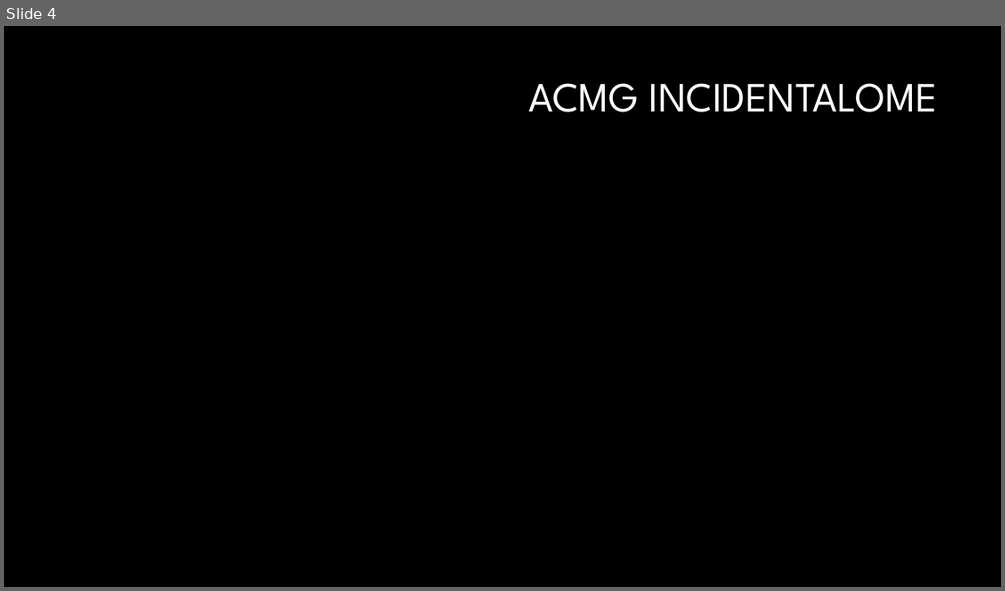
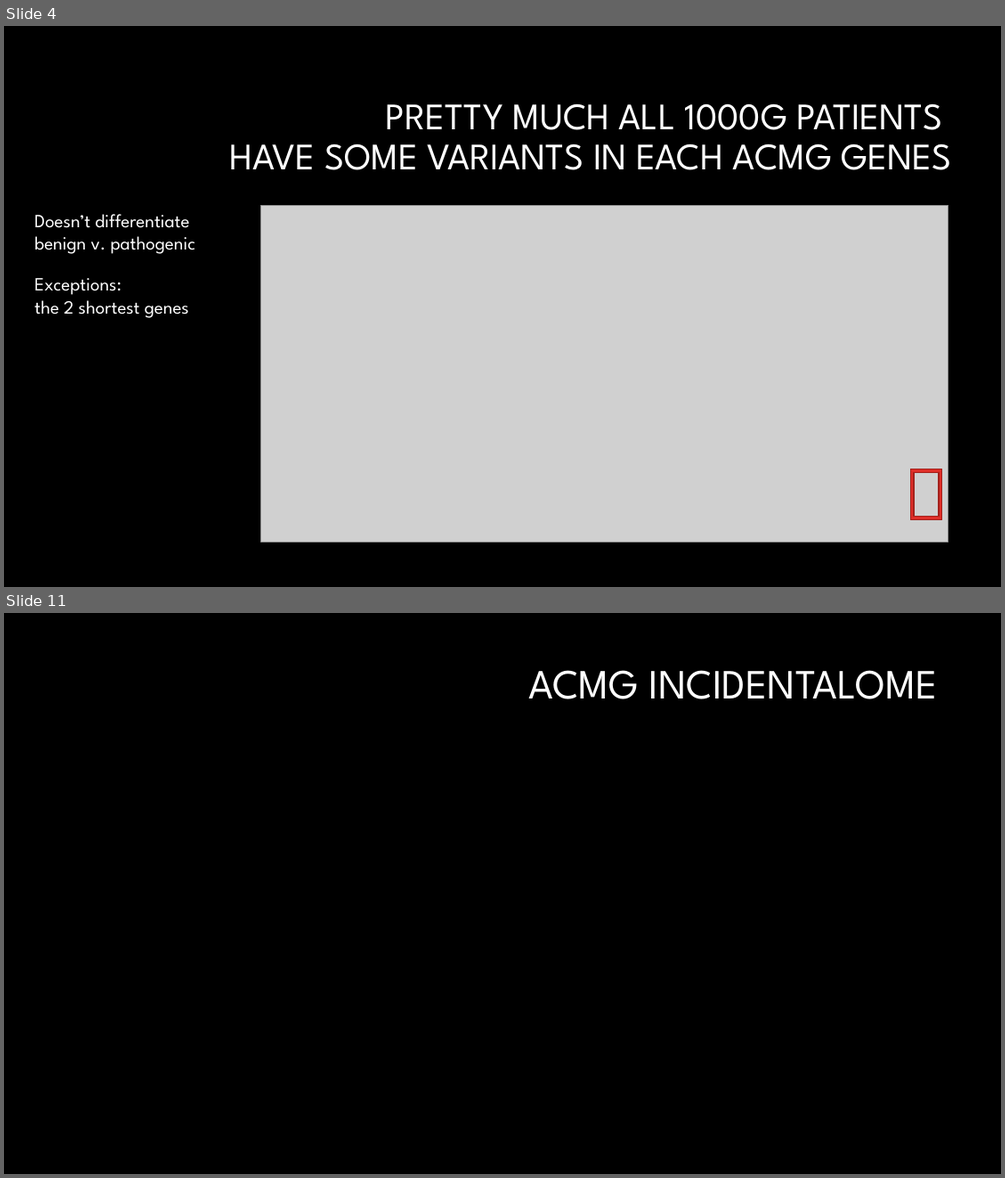
Before and after one commit to dfan/HST-2016, a slide deck: week_6/For_Zak.pptx. Shown one above the other, each under a label of ours: slide 4 before the commit, slides 4 and 11 after it; the slides between them are not shown. The pictures are 1005x591 and 1005x1178 pixels, drawn with LibreOffice and Linux fonts; fonts in the diff are those of the drawing; grey boxes stand for pictures; background and template pictures are left out. Boxes give left, top, right and bottom in pixels: in the first picture for what was removed or moved away, otherwise in the second. Text is boxed around its words. In the diff, an @@ line names an element or a change of style, - is before the commit and + after.

```diff
--- a/week_6/For_Zak.pptx
+++ b/week_6/For_Zak.pptx
@@ slide 4 added at [4, 26, 1001, 587], background #000000 @@
@@ title added at [230, 103, 952, 170], 36 pt, text #FFFFFF @@
+PRETTY MUCH ALL 1000G PATIENTS
+HAVE SOME VARIANTS IN EACH ACMG GENES
@@ picture added at [261, 206, 948, 542] @@
@@ text added at [34, 214, 195, 254], 18 pt, text #FFFFFF @@
+Doesn’t differentiate
+benign v. pathogenic
@@ text added at [34, 278, 189, 318], 18 pt, text #FFFFFF @@
+Exceptions:
+the 2 shortest genes
@@ frame added at [911, 468, 942, 519], fill #DF2E28, outline #A5221E 1 pt @@
@@ what was slide 4 is now slide 11 @@
```
Also in this commit, not shown: 6 slides changed, 10 other slides added, 5 slides removed, 10 other files.
